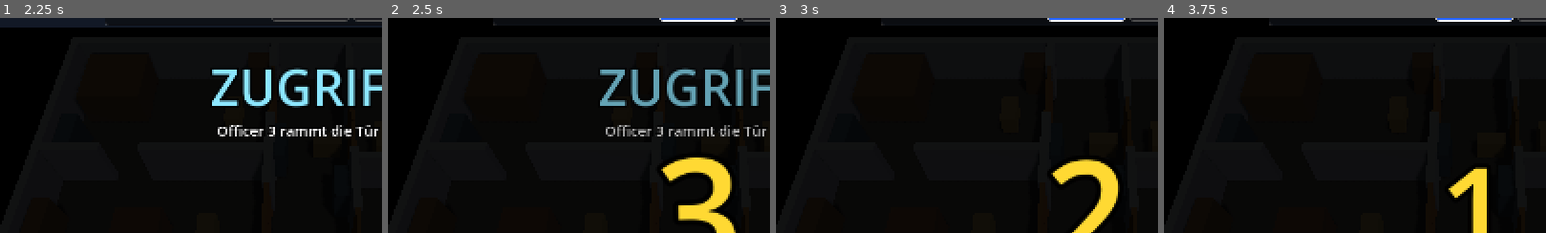
Above: before the commit, frames 1-4 (left to right).
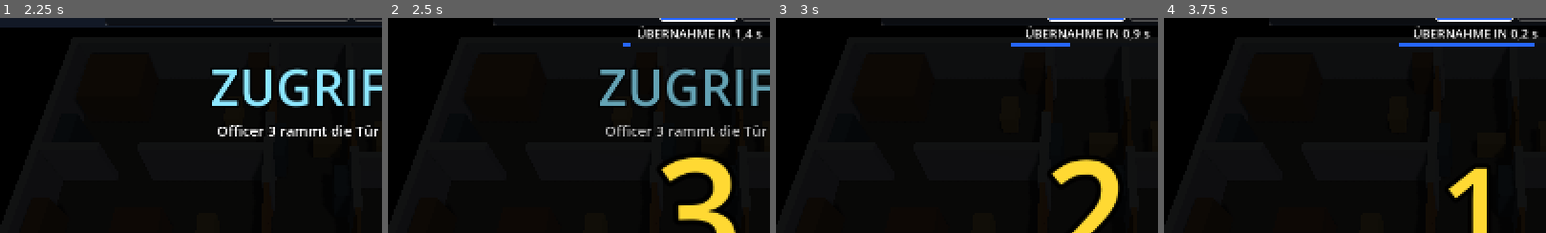
Above: after the commit, the same moments.

Repository: mathologyyy/showdown
Game: Godot game, scene res://scenes/main.tscn
The game is run twice, just before and just after one commit, with the same random seed, the same clock (stepped at 60 frames per second) and the same inputs.
Inputs (mouse positions are % of the whole screen's width and height, from its top left):
- Up to frame 1 (2.25 s): tap Enter (ui_accept) at 0.5, 0.77, 1.52 s; move the mouse to (72, 45) at 0.52 s; hold Right (ui_right) 0.53-1.28 s; hold Space 0.53-1.28 s; click (72, 45) at 0.67 s; move the mouse to (30, 55) at 1.27 s; hold Down (ui_down) 1.28-2.03 s; tap F at 1.35 s; click (30, 55) at 1.42 s; move the mouse to (60, 28) at 2.02 s; hold Right (ui_right) from 2.03 s (still down); tap E at 2.1 s; click (60, 28) at 2.17 s
- Up to frame 2 (2.5 s): keep holding Right (ui_right)
- Up to frame 3 (3 s): move the mouse to (45, 70) at 2.77 s; release Right (ui_right) at 2.78 s; hold Up (ui_up) from 2.78 s (still down); tap C at 2.85 s; click (45, 70) at 2.92 s
- Up to frame 4 (3.75 s): tap Enter (ui_accept) at 3.02 s; move the mouse to (80, 65) at 3.52 s; release Up (ui_up) at 3.53 s; hold Left (ui_left) from 3.53 s (still down); tap Ctrl at 3.6 s; click (80, 65) at 3.67 s
The pictures show only the part of the screen within x 9-59%, y 5-55%; the shares and areas given below are measured in that part.

Frame 1 is identical in both runs. In frame 2, 0.9% of the frame differs, in the area x 61-98%, y 3-14%; in frame 3, 1.2%; in frame 4, 1.5%.

Commit message:
Vorlauf: Timer bis zur Übernahme mit Fortschrittsbalken
Co-Authored-By: Claude Fable 5.2 <noreply@anthropic.com>

Diff:
--- a/showdown/scripts/game_manager.gd
+++ b/showdown/scripts/game_manager.gd
@@ -137,6 +137,7 @@
 var _segment: RoundSystem.Segment    # Welt-Aufzeichnung der laufenden Auswertung
 var _resolve_end := 0
 var _takeover_tick := 0              # ab diesem Tick steuert der Spieler
+var _lead_total := 0.0               # Vorlauf + Countdown in echten Sekunden (Übernahme-Timer)
 var _taken := false
 var _fire_req := false
 var _hold_req := false
@@ -393,6 +394,9 @@
 	# Während des Countdowns vergeht (wegen des Abbremsens) so viel Spielzeit:
 	var ramp_ticks := int(COUNT_TOTAL * (1.0 + TimeControl.rest_scale()) * 0.5 * TimeControl.SIM_HZ)
 	_count_start = maxi(0, _takeover_tick - ramp_ticks)
+	# Der Vorlauf läuft mit override_scale 1.0 (Echtzeit), der Countdown dauert
+	# COUNT_TOTAL echte Sekunden – zusammen die Gesamtdauer bis zur Übernahme
+	_lead_total = float(_count_start) / TimeControl.SIM_HZ + COUNT_TOTAL
 	_hud.set_panel_text("")
 	_hud.set_freeze(false)
 	_hud.hide_card()
@@ -1545,6 +1549,16 @@
 		tempo = "◀◀ × %.0f" % (_rw_rate / TimeControl.SIM_HZ)
 	_hud.set_clock("DURCHLAUF %d   ·   %.2f s\n%s" % [rounds.pass_index, seconds, tempo])
 
+	# Übernahme-Timer: während Vorlauf und Countdown, bis der Spieler die Kontrolle hat
+	if phase == Phase.PLAYING and not _taken:
+		var left := _count_left
+		if _count_left < 0.0:
+			# Countdown läuft noch nicht: Vorlauf in Echtzeit (override_scale 1.0) + Countdown
+			left = float(maxi(0, _count_start - tick)) / TimeControl.SIM_HZ + COUNT_TOTAL
+		_hud.set_takeover_timer(left, _lead_total, active.color)
+	else:
+		_hud.set_takeover_timer(-1.0, 1.0, Color.WHITE)
+
 
 func _special_text(o: Officer) -> String:
 	var text := ""
--- a/showdown/scripts/hud.gd
+++ b/showdown/scripts/hud.gd
@@ -10,6 +10,8 @@
 ## Alles per Code aufgebaut.
 
 const BAR_HEIGHT := 70.0
+const TAKEOVER_BAR_W := 320.0
+const TAKEOVER_BAR_H := 8.0
 
 ## Zuletzt gezeigte Texte (praktisch für Tests und Debugging).
 var card_title := ""
@@ -48,6 +50,13 @@
 var _rewind_time := 0.0           # echte Sekunden seit Start, fürs Blinken
 ## öffentlich für Tests: true, solange der Rückspul-Effekt angezeigt wird
 var rewind_shown := false
+
+var _takeover: VBoxContainer       # Übernahme-Timer (Label + Fortschrittsbalken), oben mittig
+var _takeover_label: Label
+var _takeover_bar_bg: ColorRect
+var _takeover_fill: ColorRect
+## öffentlich für Tests: zuletzt gesetzte Restzeit in s (< 0 = Timer ausgeblendet)
+var takeover_left := -1.0
 
 
 func _ready() -> void:
@@ -97,6 +106,36 @@
 		l.horizontal_alignment = HORIZONTAL_ALIGNMENT_CENTER
 		l.custom_minimum_size.x = 150
 		_chips.append({"panel": chip, "label": l})
+
+	# --- Übernahme-Timer: Vorlauf-Countdown in echten Sekunden ---
+	# Oben mittig zwischen Abschnittsleiste (bis ca. y=58) und Titelkarte (ab y=120),
+	# kollidiert weder mit _title/_sub noch mit dem zentrierten _big
+	_takeover = VBoxContainer.new()
+	_takeover.mouse_filter = Control.MOUSE_FILTER_IGNORE
+	root.add_child(_takeover)
+	_takeover.set_anchors_and_offsets_preset(Control.PRESET_CENTER_TOP)
+	_takeover.grow_horizontal = Control.GROW_DIRECTION_BOTH
+	_takeover.offset_top = 62
+	_takeover.offset_left = -TAKEOVER_BAR_W * 0.5
+	_takeover.offset_right = TAKEOVER_BAR_W * 0.5
+	_takeover.offset_bottom = 108
+	_takeover.add_theme_constant_override("separation", 4)
+	_takeover_label = _label(_takeover, 26, Color.WHITE)
+	_takeover_label.horizontal_alignment = HORIZONTAL_ALIGNMENT_CENTER
+	_takeover_bar_bg = ColorRect.new()
+	_takeover_bar_bg.color = Color(0.05, 0.06, 0.08, 0.8)
+	_takeover_bar_bg.mouse_filter = Control.MOUSE_FILTER_IGNORE
+	_takeover_bar_bg.custom_minimum_size = Vector2(TAKEOVER_BAR_W, TAKEOVER_BAR_H)
+	_takeover.add_child(_takeover_bar_bg)
+	_takeover_fill = ColorRect.new()
+	_takeover_fill.mouse_filter = Control.MOUSE_FILTER_IGNORE
+	_takeover_bar_bg.add_child(_takeover_fill)
+	_takeover_fill.anchor_right = 0.0
+	_takeover_fill.offset_left = 0.0
+	_takeover_fill.offset_top = 0.0
+	_takeover_fill.offset_bottom = TAKEOVER_BAR_H
+	_takeover_fill.offset_right = 0.0
+	_takeover.visible = false
 
 	# --- Titelkarte ---
 	_title = _label(root, 104, Color.WHITE)
@@ -310,6 +349,21 @@
 	rewind_shown = on
 
 
+## Übernahme-Timer im Vorlauf: seconds_left = echte Sekunden bis zur Kontrolle,
+## total = Gesamtdauer des Vorlaufs, color = Füllfarbe des Balkens.
+## seconds_left < 0 blendet das Element aus.
+func set_takeover_timer(seconds_left: float, total: float, color: Color) -> void:
+	takeover_left = seconds_left
+	if seconds_left < 0.0:
+		_takeover.visible = false
+		return
+	_takeover.visible = true
+	_takeover_label.text = "ÜBERNAHME IN %s s" % ("%.1f" % seconds_left).replace(".", ",")
+	var frac := clampf(1.0 - seconds_left / maxf(total, 0.001), 0.0, 1.0)
+	_takeover_fill.color = color
+	_takeover_fill.offset_right = TAKEOVER_BAR_W * frac
+
+
 func set_hint_visible(on: bool) -> void:
 	_hint.visible = on
 
